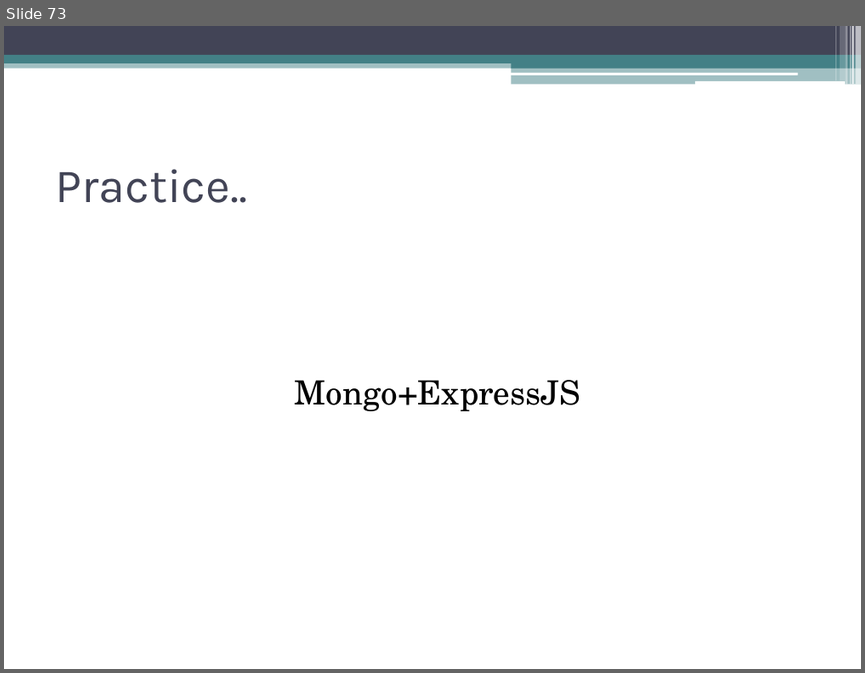
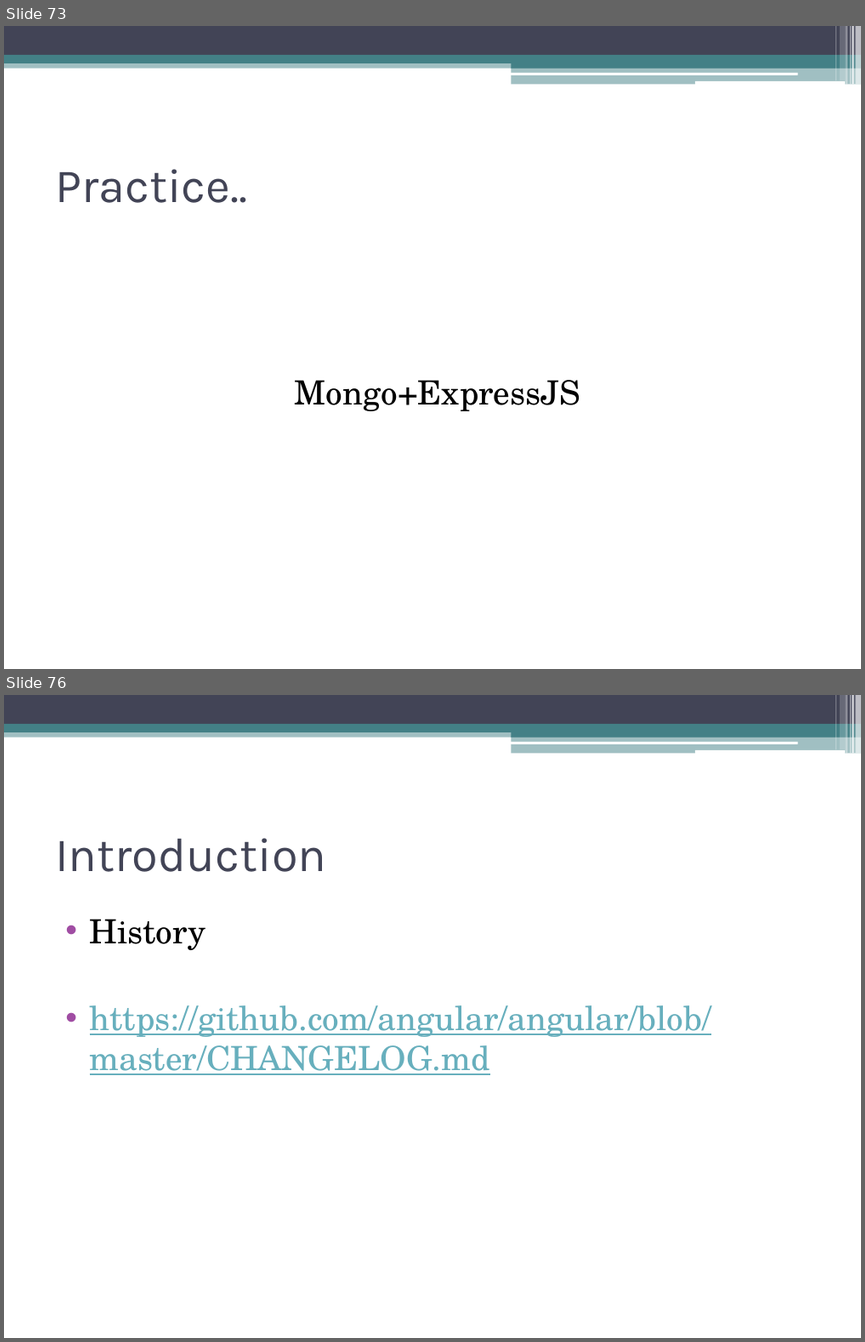
Before and after one commit to akjkhatri/mean_stack, a slide deck: MEAN Stack Workshop.pptx. Shown one above the other, each under a label of ours: slide 73 before the commit, slides 73 and 76 after it; the slides between them are not shown. The pictures are 865x673 and 865x1342 pixels, drawn with LibreOffice and Linux fonts; fonts in the diff are those of the drawing. Boxes give left, top, right and bottom in pixels: in the first picture for what was removed or moved away, otherwise in the second. Text is boxed around its words. In the diff, an @@ line names an element or a change of style, - is before the commit and + after.

Commit message:
updated with angular

```diff
--- a/MEAN Stack Workshop.pptx
+++ b/MEAN Stack Workshop.pptx
@@ slide 76 added at (x1=4, y1=695, x2=861, y2=1338), background #FFFFFF; not listed: 13 template elements that a slide beside it also shows @@
@@ title added at (x1=55, y1=838, x2=326, y2=872), 40 pt, text #424456 @@
+Introduction
@@ text added at (x1=90, y1=919, x2=711, y2=1075), 28 pt, text #67AFBD, underline @@
+• History
+• https://github.com/angular/angular/blob/master/CHANGELOG.md
```
Also in this commit, not shown: 29 other slides added.
